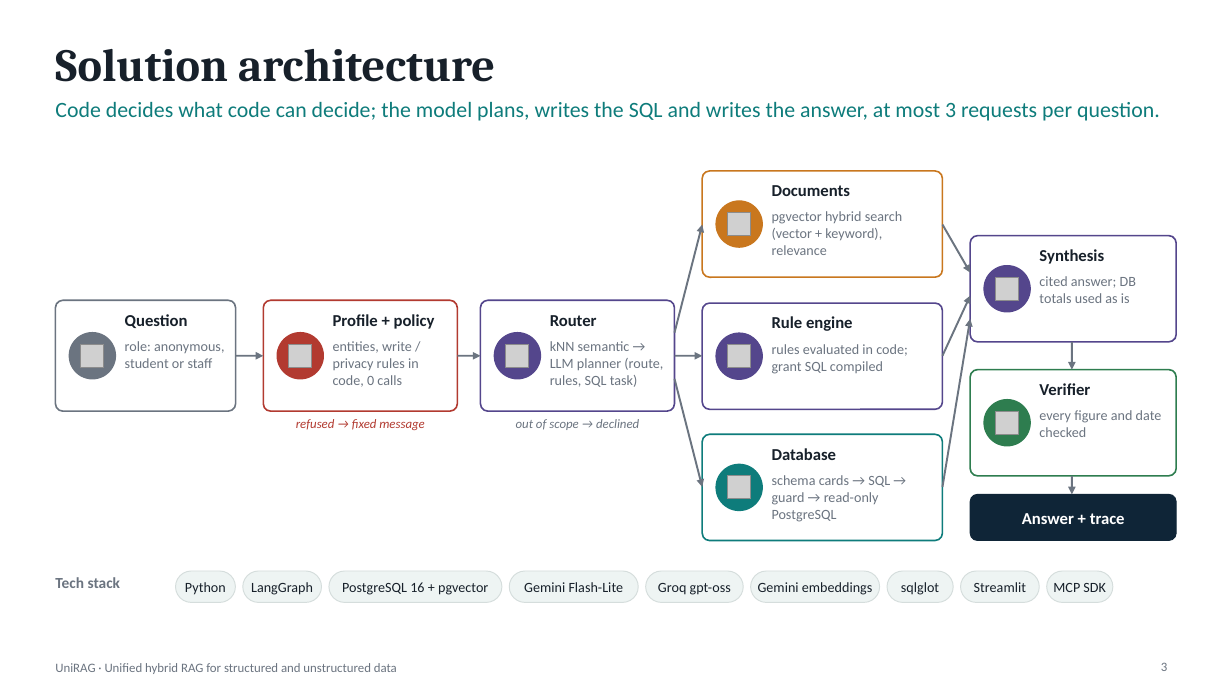
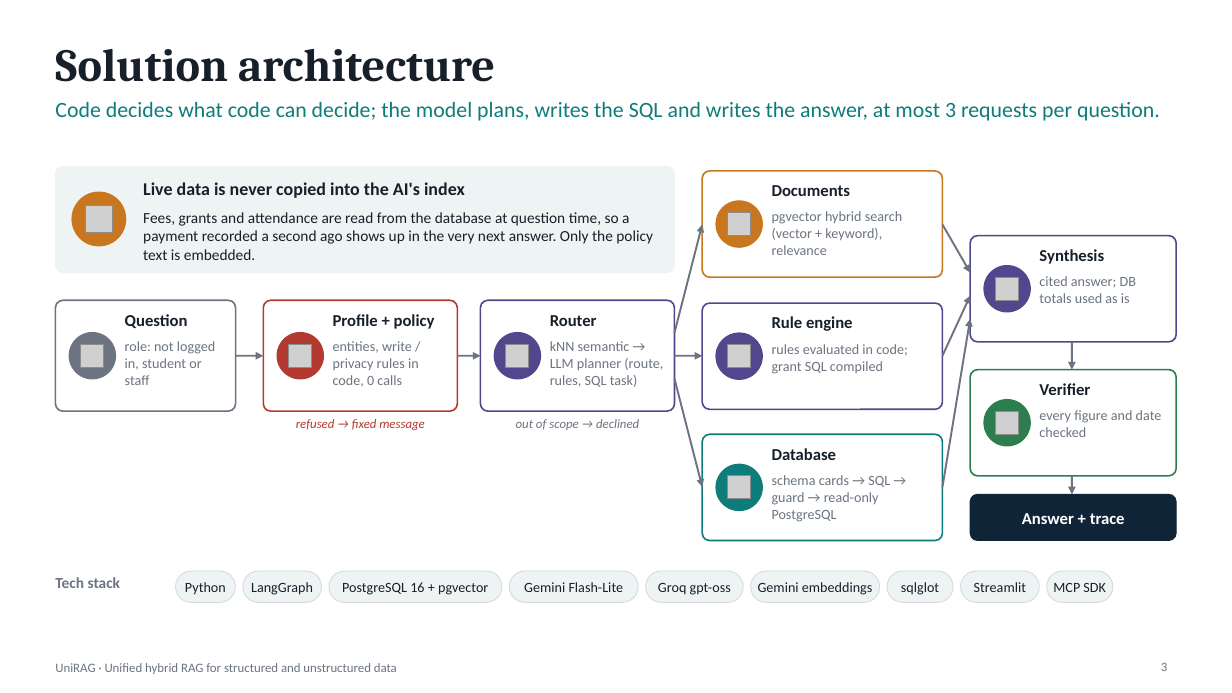
Before and after one commit to hasansaylawala529-bit/UniRAG, a slide deck: slide 3 of docs/presentation/UniRAG_presentation.pptx. Drawn at 1232x693 pixels with LibreOffice and Linux fonts; fonts in the diff are those of the drawing; grey boxes stand for pictures. Boxes give left, top, right and bottom in pixels: in the first picture for what was removed or moved away, otherwise in the second. Text is boxed around its words. In the diff, an @@ line names an element or a change of style, - is before the commit and + after.

```diff
--- a/docs/presentation/UniRAG_presentation.pptx
+++ b/docs/presentation/UniRAG_presentation.pptx
@@ rounded rectangle added at box(55, 166, 675, 273), fill #EEF4F3, outline #EEF4F3 0.75 pt @@
@@ ellipse added at box(72, 192, 126, 246), fill #C9771E, outline #C9771E 1 pt @@
@@ picture added at box(86, 206, 113, 233) @@
@@ text added at box(143, 182, 465, 198), 14 pt, text #17202A, bold @@
+Live data is never copied into the AI's index
@@ text added at box(143, 212, 653, 260), 12 pt, text #17202A @@
+Fees, grants and attendance are read from the database at question time, so a payment recorded a second ago shows up in the very next answer. Only the policy text is embedded.
@@ text at box(125, 341, 215, 385): text changed @@
-role: anonymous, student or staff
+role: not logged in, student or staff
```
Also in this commit, not shown: 9 other slides changed, 2 other files.
